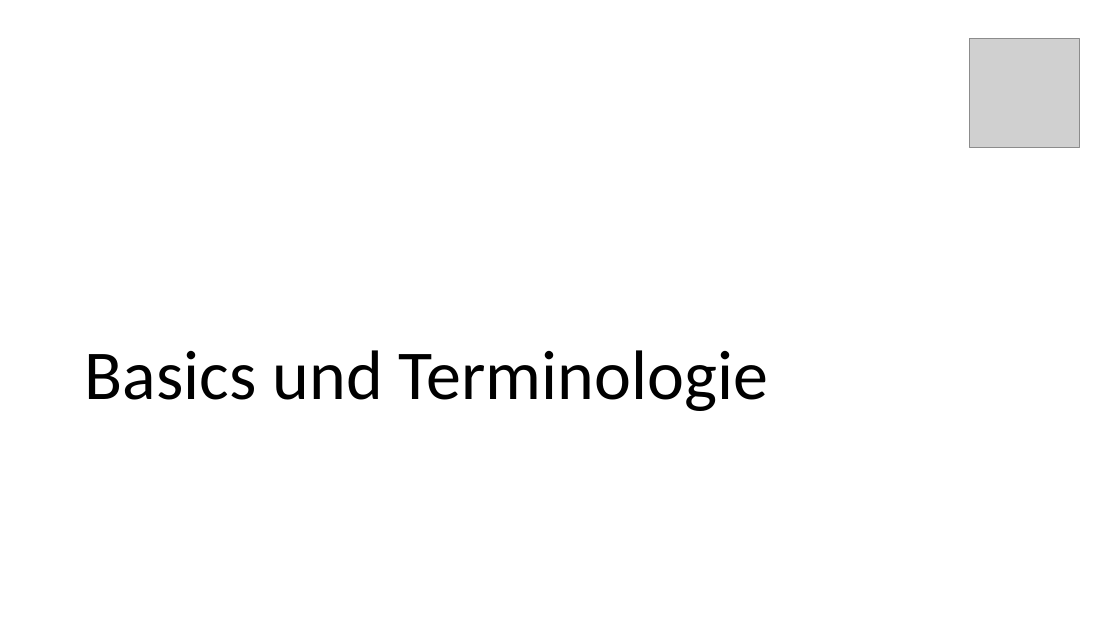
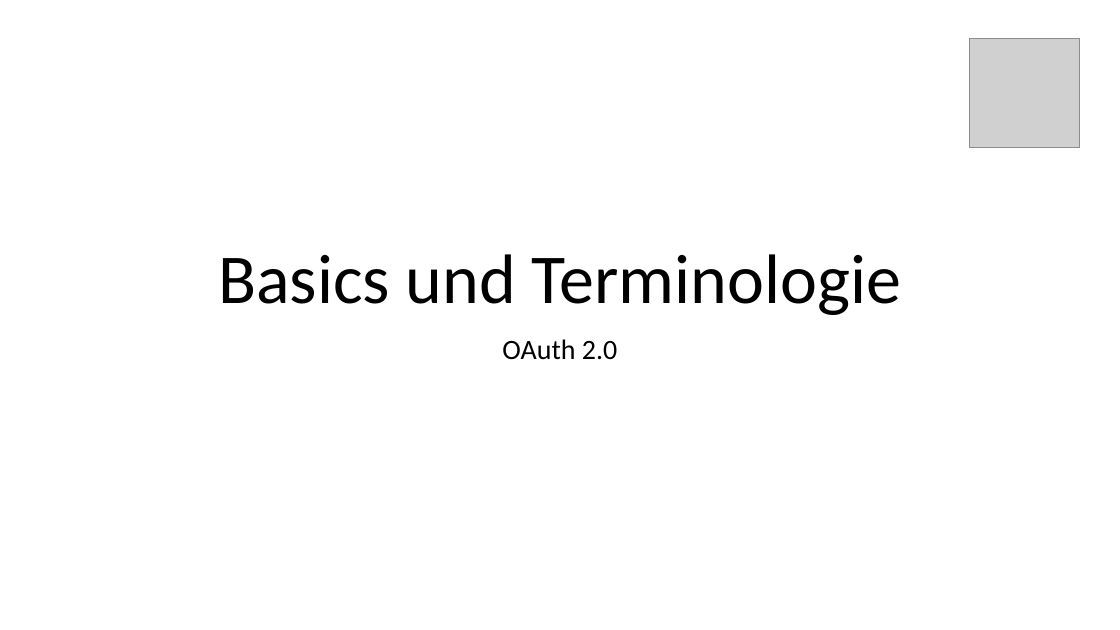
Before and after one commit to danielwagn3r/openid-workshop, a slide deck: slide 14 of OpenID Connect & OAuth.pptx (slide 12 before the commit). Drawn at 1120x630 pixels with LibreOffice and Linux fonts; fonts in the diff are those of the drawing; grey boxes stand for pictures. Boxes give left, top, right and bottom in pixels: in the first picture for what was removed or moved away, otherwise in the second. Text is boxed around its words. In the diff, an @@ line names an element or a change of style, - is before the commit and + after.

```diff
--- a/OpenID Connect & OAuth.pptx
+++ b/OpenID Connect & OAuth.pptx
@@ title "Basics und Terminologie": place and size @@
-title "Basics und Terminologie" at (85, 350, 768, 411)
+title "Basics und Terminologie" at (218, 254, 901, 315)
@@ title "Basics und Terminologie" at (218, 254, 901, 315): alignment left to centre @@
@@ subtitle added at (502, 339, 617, 360), 24 pt, text #000000 @@
+OAuth 2.0
```
Also in this commit, not shown: 4 other slides changed, 3 slides added, 1 slide removed.
